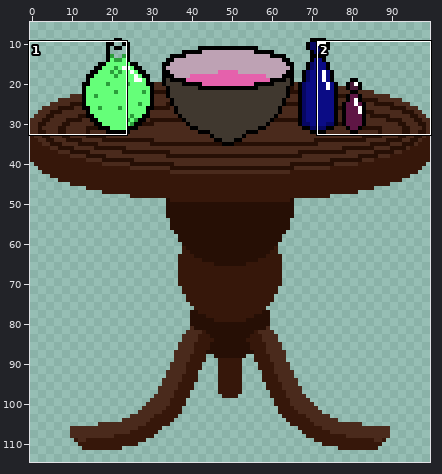
Two states of a sprite sheet, Images/Table.png. The picture above shows the old version from afar; the outline marks the close-up.
Close-up. Before:
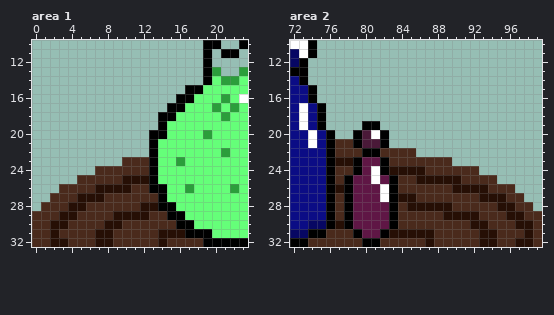
The file is 100x115 pixels. Shown: area 1: x 0..23, y 10..32; area 2: x 72..99, y 10..32. The wide view leaves out empty margins. The commit also changed other parts of the picture, which this record leaves out.
And afterwards:
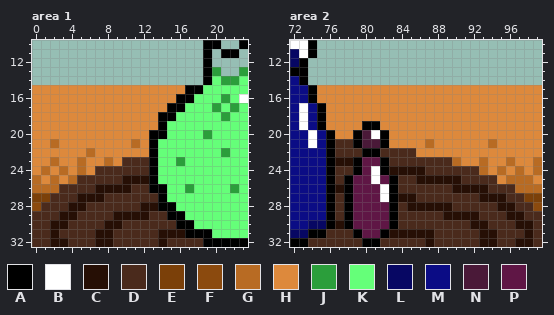
Palette (. is transparent): A #000000  B #ffffff  C #260f05  D #4a2a1c  E #7b4009  F #8b4a0e  G #b86b23  H #dd893c  J #2b9e3b  K #65ff79  L #070763  M #0b0c85  N #4a1938  P #5f1645
Diff:
Area 1:
y 15: x 0..16 ................. -> HHHHHHHHHHHHHHHHH
y 16: x 0..15 ................ -> HHHHHHHHHHHHHHHH
y 17: x 0..14 ............... -> HHHHHHHHHHHHHHH
y 18..19: x 0..13 .............. -> HHHHHHHHHHHHHH
y 20: x 0..12 ............. -> HHHHHHHHHHHHH
y 21: x 0..12 ............. -> HHGHHHHHHHHGH
y 22: x 0..12 ............. -> HHHHHHGHHHHHH
y 23: x 0..9 .......... -> HHGHHGHHGH
y 24: x 0..6 ....... -> HGHGHGH
y 25: x 0..4 ..... -> GHGHG
y 26: x 0..2 ... -> GGG
y 27: x 0..1 .. -> EE
y 28: x 0 . -> F
Area 2:
y 15..16: x 75..99 ......................... -> HHHHHHHHHHHHHHHHHHHHHHHHH
y 17..18: x 76..99 ........................ -> HHHHHHHHHHHHHHHHHHHHHHHH
y 19: x 76..79 .... -> HHHH; x 82..99 .................. -> HHHHHHHHHHHHHHHHHH
y 20: x 77..78 .. -> HH; x 83..99 ................. -> HHHHHHHHHHHHHHHHH
y 21: x 83..99 ................. -> HHHHGHHHHHHGHHHHH
y 22: x 86..99 .............. -> HHHHHHHHHHHHHH
y 23: x 90..99 .......... -> GHHGHHGHHG
y 24: x 93..99 ....... -> GHGHGHG
y 25: x 95..99 ..... -> HGGGH
y 26: x 97..99 ... -> GGG
y 27: x 98..99 .. -> EE
y 28: x 99 . -> F
Boxes around the changes in both close-ups, in picture pixels (x1, y1, x2, y2):
added: (32, 85, 185, 211)
added: (317, 85, 542, 211)
